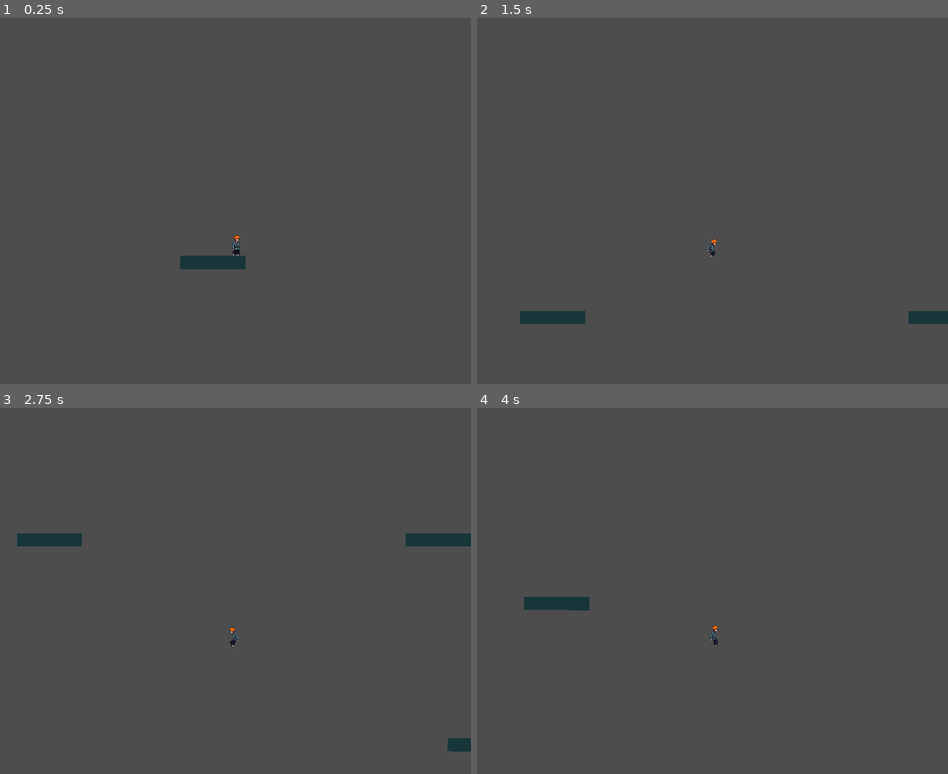
Above: before the commit, frames 1-4 (two rows, left to right).
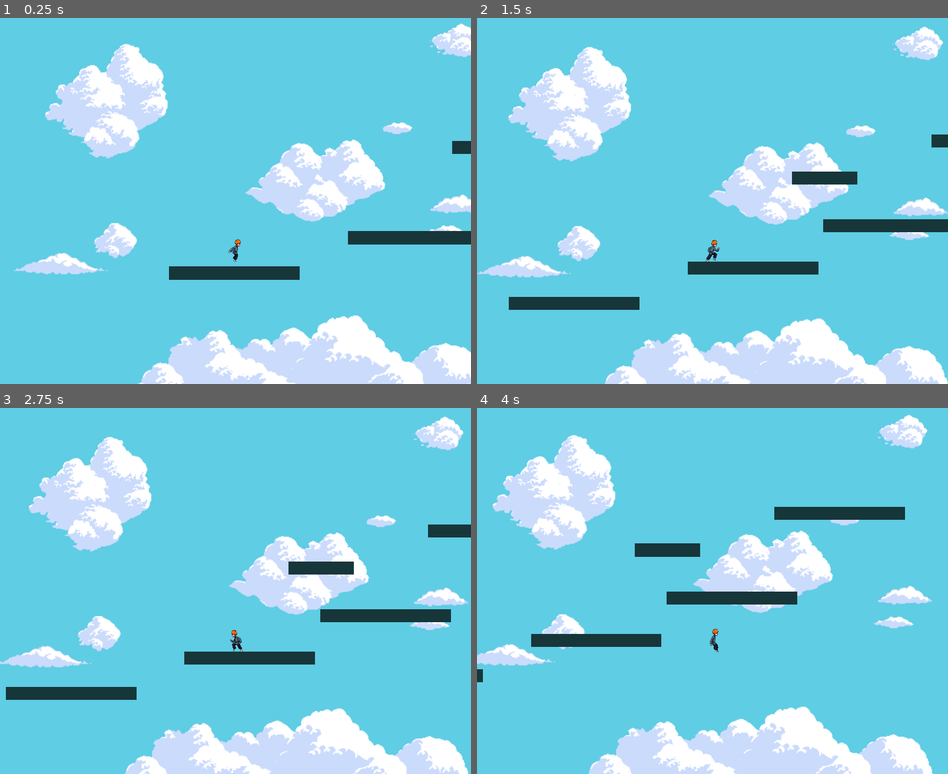
Above: after the commit, the same moments.

Repository: AlexLaviolette/platformer
Game: Godot game, scene res://world.tscn
Same seed, same stepped clock (60 frames per second), same inputs: the game is played once before the commit and once after it.
Inputs:
- Up to frame 1 (0.25 s): no input
- Up to frame 2 (1.5 s): tap Enter (ui_accept) at 0.5 s; hold Space (jump) 0.53-1.28 s; hold Right (move_right) from 0.53 s (still down); tap Space (jump) at 1.35 s
- Up to frame 3 (2.75 s): tap Space (jump) at 1.52, 1.82 s; release Right (move_right) at 2.03 s; hold Left (move_left) from 2.03 s (still down); hold Space (jump) from 2.03 s (still down)
- Up to frame 4 (4 s): release Left (move_left) at 2.78 s; release Space (jump) at 2.78 s; hold Right (move_right) from 2.78 s (still down); tap Space (jump) at 2.85, 3.02, 3.32 s; hold Space (jump) from 3.53 s (still down)

The runs differ from the first frame. In frame 1, 100% of the frame differs, in the area x 0-100%, y 0-100%; in frame 2, 100%; in frame 3, 100%; in frame 4, 100%.

Commit message:
Jump tweaks + background

Diff:
--- a/player.gd
+++ b/player.gd
@@ -2,7 +2,7 @@
 
 @export var max_speed = 600 # How fast the player will move (pixels/sec).
 @export var gravity = 30
-@export var jump_force = 625
+@export var jump_force = 635
 @export var acceleration = 60 # how quickly player accelerates with horizontal movement
 @export var jump_hover = 12 # Impact of holding space while jumping
 @export var wall_friction = 20 # When you have wall jump you "cling" to walls
--- a/player.tscn
+++ b/player.tscn
@@ -1,10 +1,11 @@
-[gd_scene load_steps=35 format=3 uid="uid://ouvpieckk8x"]
+[gd_scene load_steps=36 format=3 uid="uid://ouvpieckk8x"]
 
 [ext_resource type="Script" path="res://player.gd" id="1_3vani"]
 [ext_resource type="Texture2D" uid="uid://bwy71ytwfv2ry" path="res://art/Jump.png" id="2_o5fkj"]
 [ext_resource type="Texture2D" uid="uid://djlgcgxwhys8l" path="res://art/Idle.png" id="2_r2akp"]
 [ext_resource type="Texture2D" uid="uid://ccwdq4jh0vh3c" path="res://art/Run.png" id="4_jlwql"]
 [ext_resource type="Texture2D" uid="uid://bwk1a23x5sxkx" path="res://art/Hurt.png" id="5_vpqsa"]
+[ext_resource type="Texture2D" uid="uid://b2tjvw3el6yiv" path="res://art/Sky.png" id="6_q4hhd"]
 
 [sub_resource type="AtlasTexture" id="AtlasTexture_lphde"]
 atlas = ExtResource("2_o5fkj")
@@ -233,7 +234,7 @@
 size = Vector2(24, 38)
 
 [node name="Player" type="CharacterBody2D"]
-position = Vector2(704, 826)
+position = Vector2(900, 784)
 script = ExtResource("1_3vani")
 metadata/_edit_group_ = true
 
@@ -258,3 +259,16 @@
 [node name="WallRayCast2" type="RayCast2D" parent="."]
 position = Vector2(0, 20)
 target_position = Vector2(16, 2.08165e-12)
+
+[node name="ParallaxBackground" type="ParallaxBackground" parent="."]
+scroll_base_offset = Vector2(10, 10)
+
+[node name="ParallaxLayer" type="ParallaxLayer" parent="ParallaxBackground"]
+motion_scale = Vector2(0.1, 0.1)
+motion_mirroring = Vector2(1984, 1984)
+
+[node name="Sky" type="Sprite2D" parent="ParallaxBackground/ParallaxLayer"]
+position = Vector2(2.08165e-12, 2.08165e-12)
+scale = Vector2(3.1, 3.1)
+texture = ExtResource("6_q4hhd")
+centered = false
--- a/project.godot
+++ b/project.godot
@@ -44,3 +44,7 @@
 "events": [Object(InputEventKey,"resource_local_to_scene":false,"resource_name":"","device":-1,"window_id":0,"alt_pressed":false,"shift_pressed":false,"ctrl_pressed":false,"meta_pressed":false,"pressed":false,"keycode":0,"physical_keycode":82,"key_label":0,"unicode":114,"echo":false,"script":null)
 ]
 }
+
+[rendering]
+
+renderer/rendering_method="mobile"
--- a/world.tscn
+++ b/world.tscn
@@ -74,10 +74,8 @@
 [node name="World" type="Node2D"]
 
 [node name="Player" parent="." instance=ExtResource("1_jl6in")]
-position = Vector2(1918, -4865)
-scale = Vector2(2, 2)
-double_jump = true
-wall_jump = true
+position = Vector2(719, 1017)
+scale = Vector2(2.2, 2.2)
 
 [node name="Platform" type="StaticBody2D" parent="."]
 position = Vector2(714, 1168)
Binary file added: art/Sky.png
Not shown, added: art/Sky.png.import
Not shown, added: export_presets.cfg
